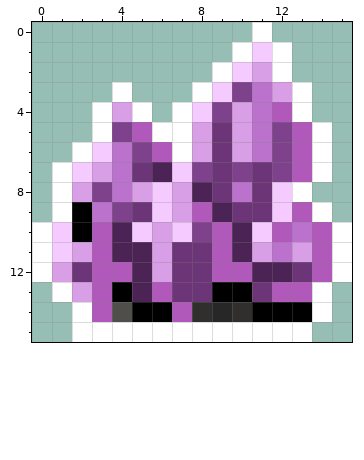
Pixel-art sprite: assets/environment/minerals/purple.png. The picture above was drawn from the file before the commit.
The file is 16x16 pixels.
The same view after the edit:
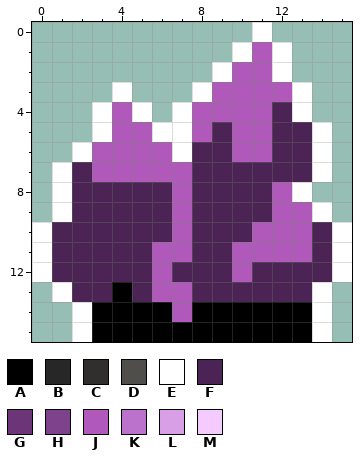
Palette (. is transparent): A #000000  B #282727  C #302f2d  D #4f4e4b  E #ffffff  F #4c2355  G #6b3577  H #7e428c  J #b159bb  K #bb72cc  L #d89ee6  M #f5cbff
Difference:
Changed rows in their new state; - is an unchanged pixel.
first column x 1:
 1 ----------J---
 2 ---------JJ---
 3 --------JJJJ--
 4 ---J---JJJJF--
 5 ---J---JFJJFF-
 6 --JJJ--FFJJFF-
 7 -FJJJJJFFFFFF-
 8 -FFFFFJ-FFFJ--
 9 -FFFFFJF-FFJ--
10 FFF-FFJFF-J-JF
11 FFF--JJFFJJJJF
12 FFFF-JFFF---FF
13 -FF---JFFFFFF-
14 --AA---AAA----
15 --AAAAAAAAAAAE
Changed places in both pictures, as pixel boxes (x1, y1, x2, y2):
changed: (52, 42, 332, 342)
